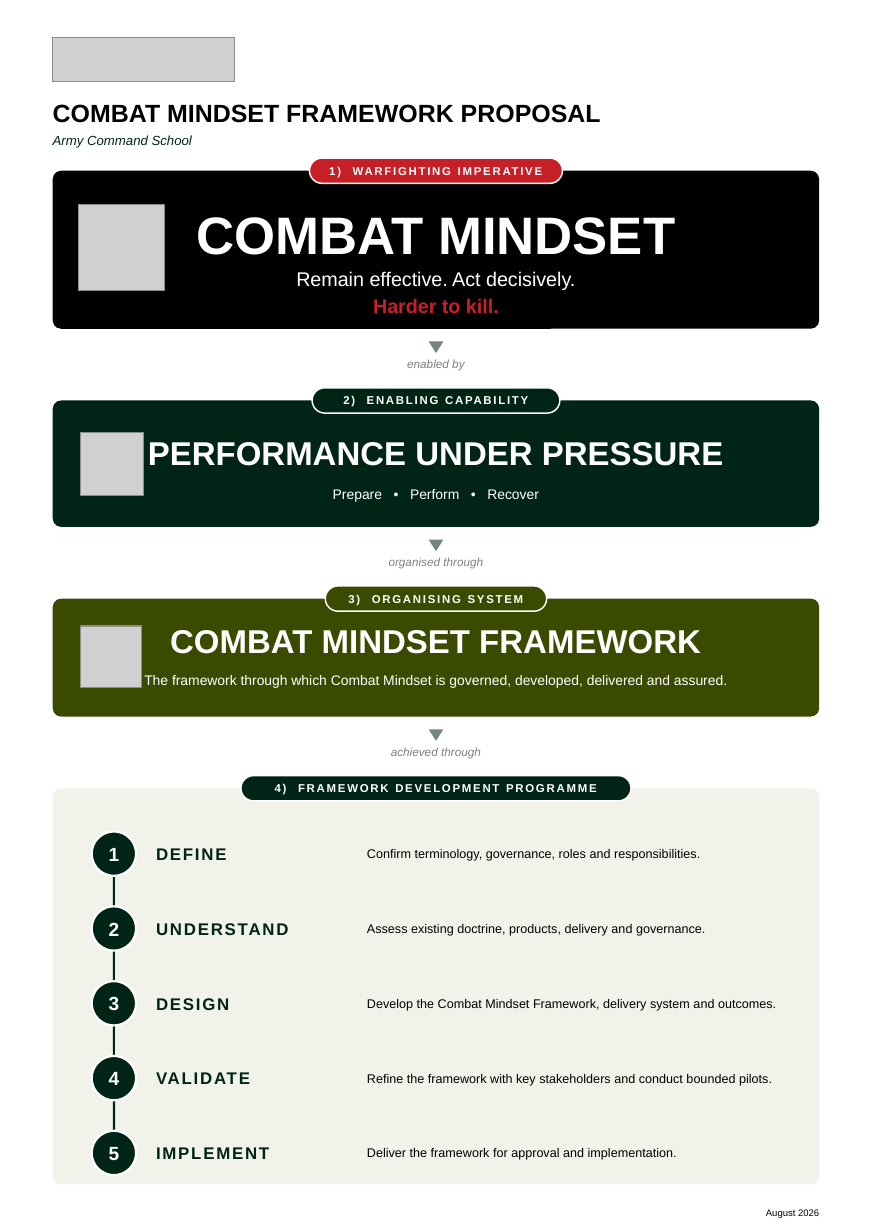
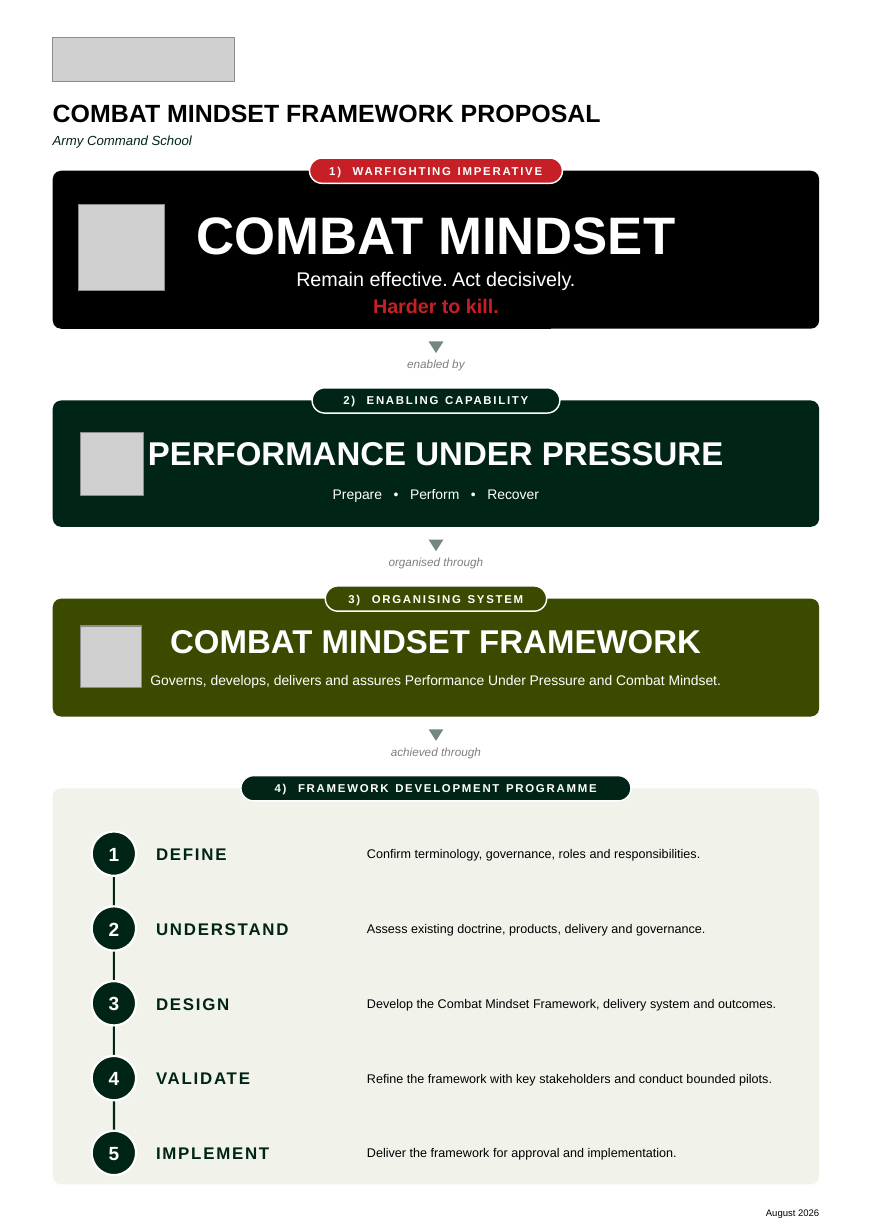
Before and after one commit to TacEdge/PUP, a slide deck: slide 1 of output/combat-mindset-onepager-portrait.pptx. Drawn at 872x1232 pixels with LibreOffice and Linux fonts; fonts in the diff are those of the drawing; grey boxes stand for pictures. Boxes give left, top, right and bottom in pixels: in the first picture for what was removed or moved away, otherwise in the second. Text is boxed around its words. In the diff, an @@ line names an element or a change of style, - is before the commit and + after.

```diff
--- a/output/combat-mindset-onepager-portrait.pptx
+++ b/output/combat-mindset-onepager-portrait.pptx
@@ text at box(150, 675, 721, 688): text changed @@
-The framework through which Combat Mindset is governed, developed, delivered and assured.
+Governs, develops, delivers and assures Performance Under Pressure and Combat Mindset.
```
Also in this commit, not shown: 5 other files.
